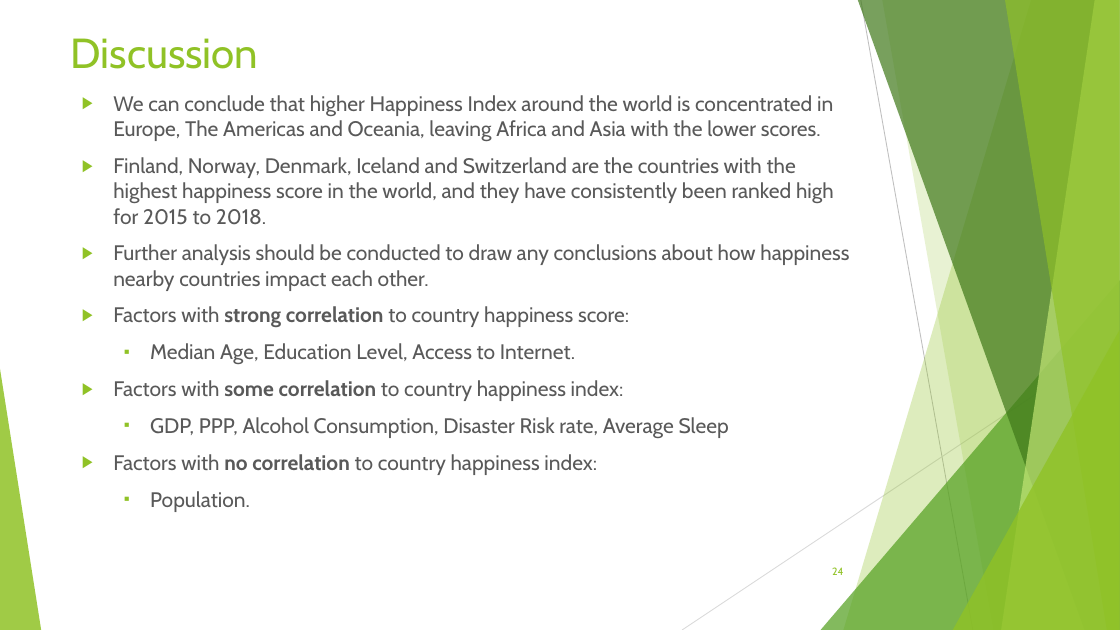
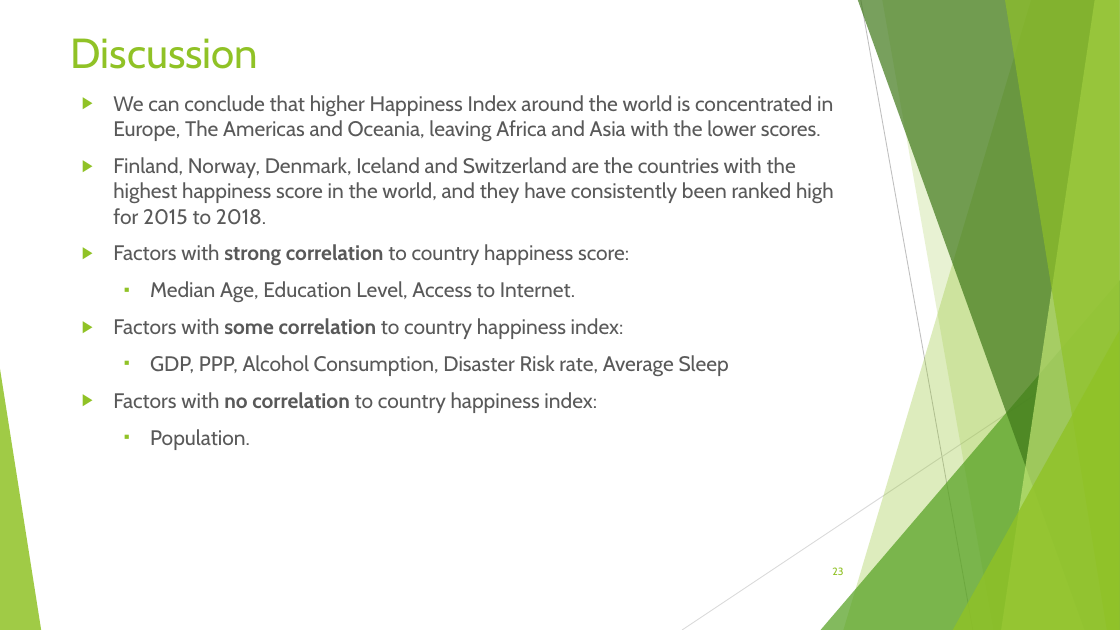
Before and after one commit to Kika000/Project-1, a slide deck: slide 23 of What Makes the World Happy.pptx (slide 24 before the commit). Drawn at 1120x630 pixels with LibreOffice and Linux fonts; fonts in the diff are those of the drawing. Boxes give left, top, right and bottom in pixels: in the first picture for what was removed or moved away, otherwise in the second. Text is boxed around its words. In the diff, an @@ line names an element or a change of style, - is before the commit and + after.

```diff
--- a/What Makes the World Happy.pptx
+++ b/What Makes the World Happy.pptx
@@ text at [113,244,849,291]: paragraph removed @@
-▶ Further analysis should be conducted to draw any conclusions about how happiness nearby countries impact each other.
@@ page number at [832,567,843,575]: text changed @@
-24
+23
```
Also in this commit, not shown: 2 other slides changed, 1 slide removed.
